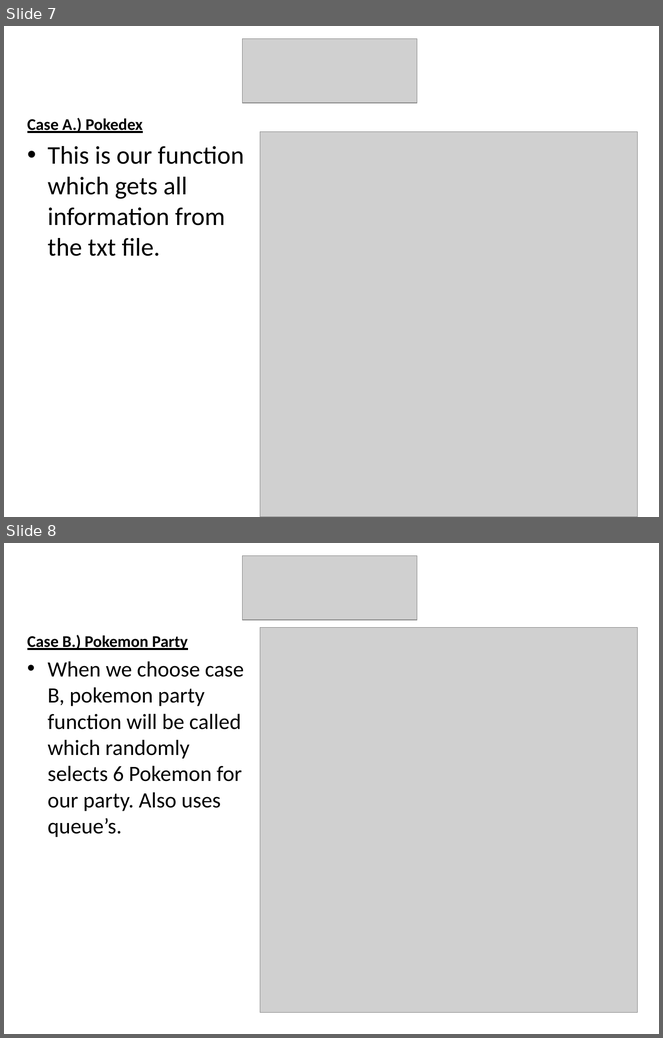
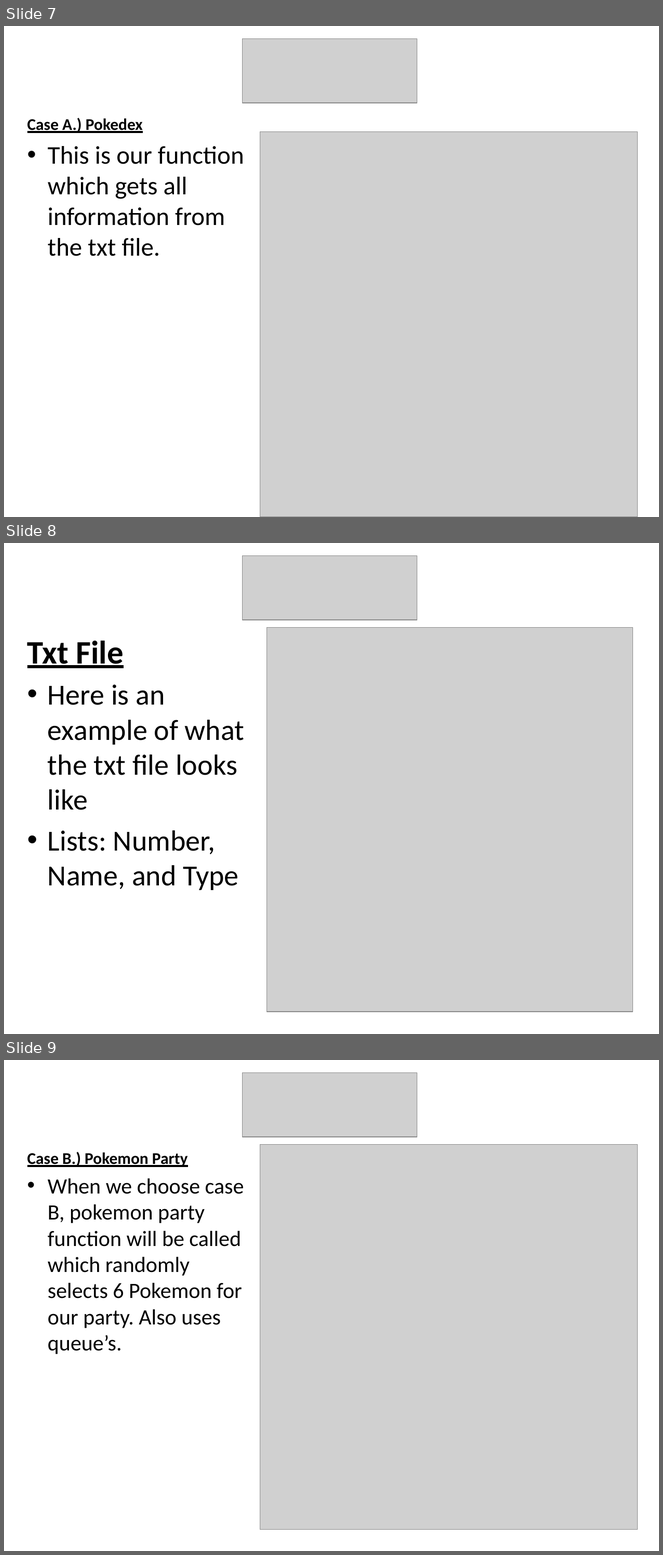
Before and after one commit to B88/Pokedex-Final, a slide deck: Pokemon Presentation.pptx. Shown one above the other, each under a label of ours: slides 7 and 8 before the commit, slides 7, 8 and 9 after it. The pictures are 663x1038 and 663x1555 pixels, drawn with LibreOffice and Linux fonts; fonts in the diff are those of the drawing; grey boxes stand for pictures. Boxes give left, top, right and bottom in pixels: in the first picture for what was removed or moved away, otherwise in the second. Text is boxed around its words. In the diff, an @@ line names an element or a change of style, - is before the commit and + after.

```diff
--- a/Pokemon Presentation.pptx
+++ b/Pokemon Presentation.pptx
@@ slide 8 added at [4, 543, 659, 1034], background #FFFFFF @@
@@ picture added at [243, 555, 417, 619] @@
@@ picture added at [267, 628, 633, 1012] @@
@@ text added at [27, 640, 244, 890], 32 pt, text #000000 @@
+Txt File
+• Here is an example of what the txt file looks like
+• Lists: Number, Name, and Type
@@ what was slide 8 is now slide 9 @@
```
Also in this commit, not shown: 3 slides changed, 3 other slides added.
